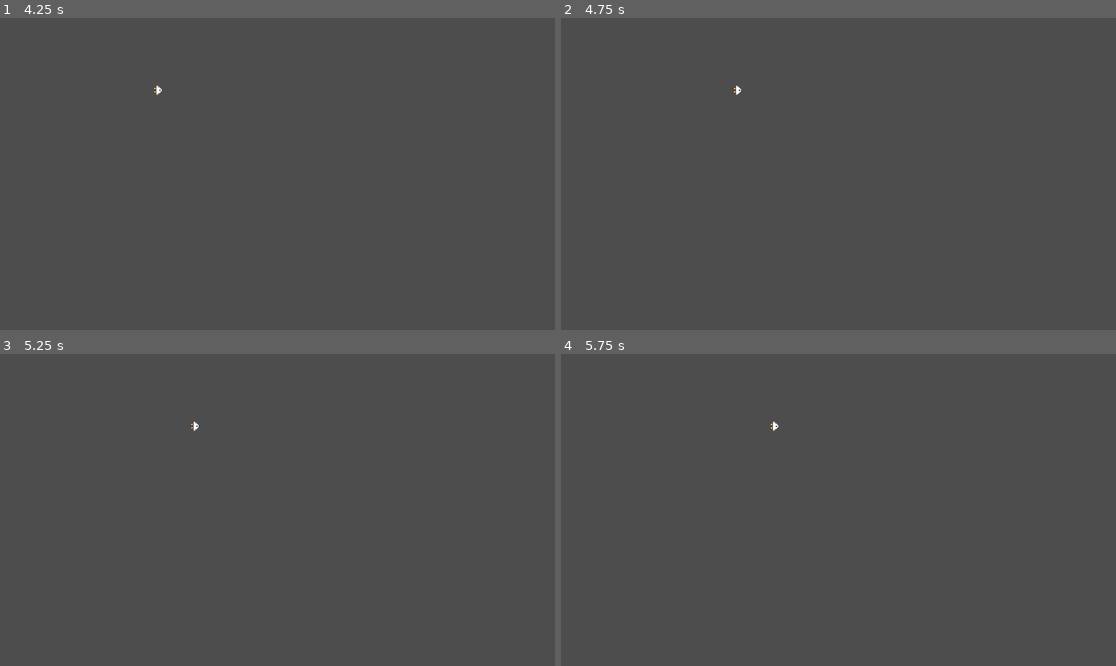
Above: before the commit, frames 1-4 (two rows, left to right).
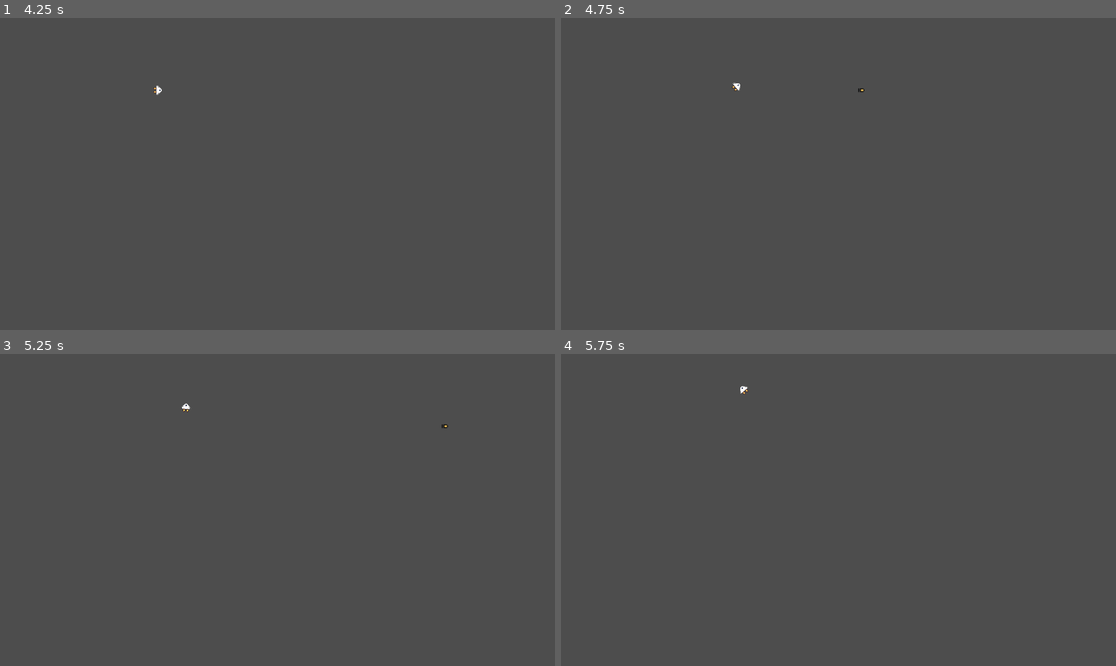
Above: after the commit, the same moments.

Repository: MrJman006/PvPlanes
Game: Godot game, scene res://scenes/start_menu.tscn
Two runs of this game, one before a commit and one after it. Both use one fixed random seed, a clock stepped at 60 frames per second and the inputs below.
Inputs (mouse positions are in pixels of both pictures, inside the frame that each line leads up to):
- Up to frame 1 (4.25 s): click (266, 252) at 0.5 s; tap Enter (kb_enter) at 1.25, 1.35, 2.75, 2.85 s; move the mouse to (399, 158) at 1.27 s; hold Right 1.28-2.03 s; tap Space (kb_space) at 2, 2.1, 3.5, 3.6 s; move the mouse to (166, 189) at 2.02 s; hold Left 2.03-2.78 s; move the mouse to (333, 105) at 2.77 s; hold Right from 2.78 s (still down); move the mouse to (249, 236) at 3.52 s
- Up to frame 2 (4.75 s): tap Enter (kb_enter) at 4.25, 4.35 s; move the mouse to (1005, 220) at 4.27 s; release Right at 4.28 s; hold Left from 4.28 s (still down)
- Up to frame 3 (5.25 s): keep holding Left; tap Space (kb_space) at 5, 5.1 s; move the mouse to (111, 463) at 5.02 s
- Up to frame 4 (5.75 s): keep holding Left

Frame 1 is identical in both runs. In frame 2, less than 0.1% of the frame differs, in the area x 30-55%, y 20-25%; in frame 3, less than 0.1%, in the area x 32-81%, y 15-25%; in frame 4, less than 0.1%.

Commit message:
Rebased onto main from Player

Diff:
--- a/scenes/Bullet.tscn
+++ b/scenes/Bullet.tscn
@@ -1,7 +1,7 @@
 [gd_scene load_steps=4 format=3 uid="uid://qfxptdf5pkh0"]
 
 [ext_resource type="Script" uid="uid://bgr6e33qf1g5e" path="res://scripts/Bullet.gd" id="1_p1sfj"]
-[ext_resource type="Texture2D" uid="uid://dx85s7absbrtj" path="res://assests/Porjectile.png" id="2_p1sfj"]
+[ext_resource type="Texture2D" uid="uid://dx85s7absbrtj" path="res://Assests/Porjectile.png" id="2_p1sfj"]
 
 [sub_resource type="CircleShape2D" id="CircleShape2D_kdm4f"]
 radius = 30.9919
--- a/scenes/Player.tscn
+++ b/scenes/Player.tscn
@@ -1,7 +1,7 @@
 [gd_scene load_steps=8 format=3 uid="uid://b8m50qfvlfcv0"]
 
 [ext_resource type="Script" uid="uid://cbkaybjpkmvkv" path="res://scripts/Player.gd" id="1_3li8b"]
-[ext_resource type="Texture2D" uid="uid://bukwiqp4wbuta" path="res://assests/Plane.png" id="2_3li8b"]
+[ext_resource type="Texture2D" uid="uid://bukwiqp4wbuta" path="res://Assests/Plane.png" id="2_3li8b"]
 [ext_resource type="Texture2D" uid="uid://d03koajfsxkc" path="res://imgs/Thrust.png" id="3_qu4a1"]
 
 [sub_resource type="RectangleShape2D" id="RectangleShape2D_3li8b"]
--- a/scripts/Player.gd
+++ b/scripts/Player.gd
@@ -8,7 +8,7 @@
 var player_upgrades : Array[BaseUpgradeStrategy] = []
 
 # What device id to listen to (default 0 = keyboard)
-@export var device_id: int = 1
+@export var device_id: int = 0
 
 # Maximum total velocity of the player (units/s)
 @export var max_velocity: float = 128.0
Not shown, changed: assests/Damage_Upgrade.png.import
Not shown, changed: assests/Fire_Rate_Upgrade.png.import
Not shown, changed: assests/Generic_Upgrade.png.import
Not shown, changed: assests/Health_Upgrade.png.import
Not shown, changed: assests/Missile.png.import
Not shown, changed: assests/Plane.png.import
Not shown, changed: assests/Porjectile.png.import
Not shown, changed: assests/Range_Upgrade.png.import
Not shown, changed: assests/Shield_Upgrade.png.import
Not shown, changed: assests/Thrust.png.import
Not shown: 1 places in scenes/players_menu.tscn that only renumber resources
